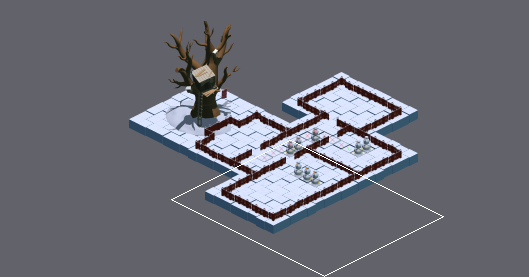
One commit to this Tiled map (JSON): TBSA/Bin/Data/Tiled/1_Treehouse.json. Above: a wide view before the commit, with the close-up outlined.
Close-up. Before the edit:
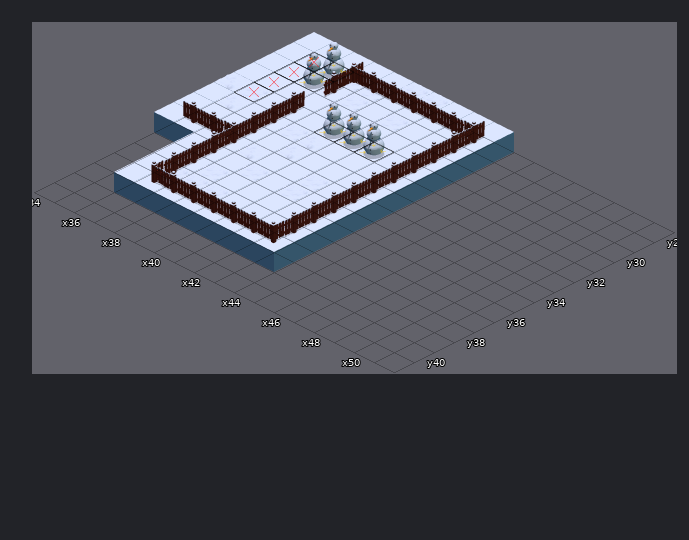
Cells are 128x64 px. Isometric: x runs down to the right, y down to the left. Shown: x 34..51, y 28..41. The commit also changed other parts of the map, which this record leaves out.
After the commit:
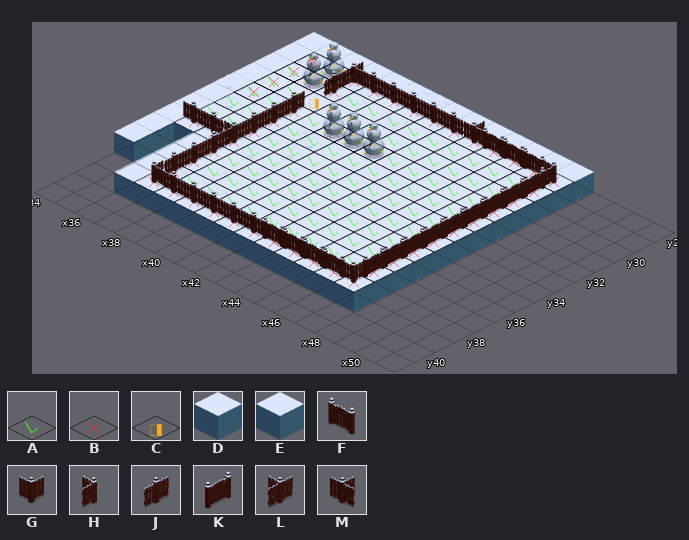
Key: from "_dataTileSheet": A 0, B 1, C 2; from "tileSheetFloors": D 3, E 16; from "tileSheetWalls": F 0, G 1, H 3, J 7, K 17, L 19, M 22.
_ is an empty cell.
Tiles of an added or newly shown layer are drawn over the layers below it.
What changed:
Layer "floor":
The edit turns tile D into tile E in rows 32 to 35 at x 43.
There is now tile E in rows 28 to 35 at x 44 to 47; in rows 36 to 37 at x 34 and 44 to 47; in rows 38 to 39 at x 44 to 47.
Layer "_Room_1" (now shown):
There is now tile A in row 28 at x 34; in row 29 at x 34 and 37 to 45; in row 30 at x 34 to 35 and 37 to 45; in row 31 at x 34 to 35, 37 and 41 to 45; in rows 32 to 33 at x 34 to 35 and 37 to 45; in rows 34 to 37 at x 37 to 45.
There is now tile B in row 28 at x 35 to 46; in row 29 at x 35 to 36 and 46; in row 30 at x 46; in row 31 at x 36, 38 to 40 and 46; in rows 32 to 33 at x 36 and 46; in row 34 at x 34 to 36 and 46.
There is now tile B in rows 35 to 37 at x 36 and 46; in row 38 at x 36 to 46.
There is now tile C in row 30 at x 36.
Layer "walls":
The edit turns tile G into tile F in row 38 at x 42.
There is now tile F in row 28 at x 43 to 45; in row 38 at x 43 to 45.
There is now tile G in row 38 at x 46.
There is now tile H in row 28 at x 46.
There is now tile K in rows 29 to 37 at x 46.
The edit turns tile L into tile M in row 28 at x 42.
The author cleared tile J in rows 29 to 37 at x 42.
